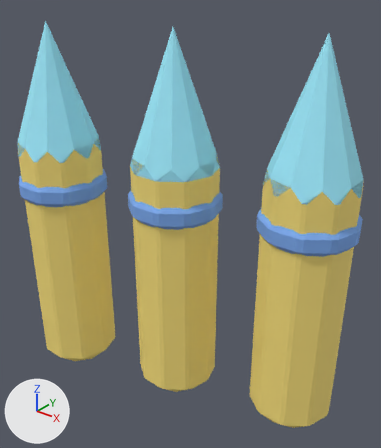
A saved change to the FBX model Assets/Content/Models/AmmoShock.fbx.
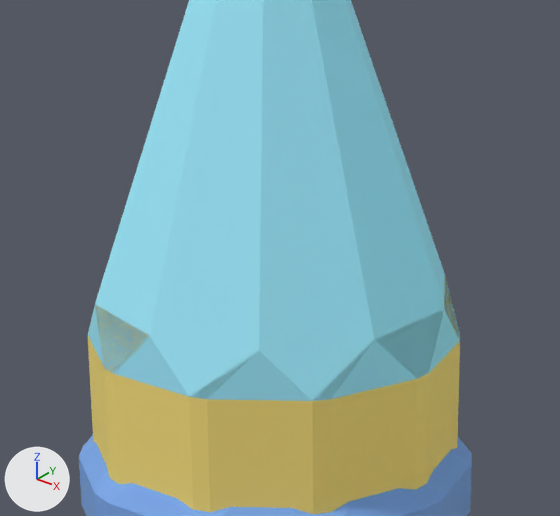
There are two pictures of each version: one whole from a 50 mm lens placed at (0.172, -0.202, 0.235), pointed at (0.006, 0.005, 0.106), one close up on the part from 29% to 64% of the width and 19% to 47% of the height. Every picture has the same lights, and +X, +Y and +Z are marked at lower left. The last two pictures show the newer version. Where no turn or scale is listed for an object, it has been applied to the vertices.

Objects in the first close-up: 'Body'.
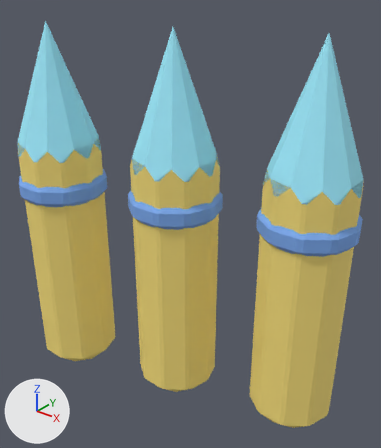
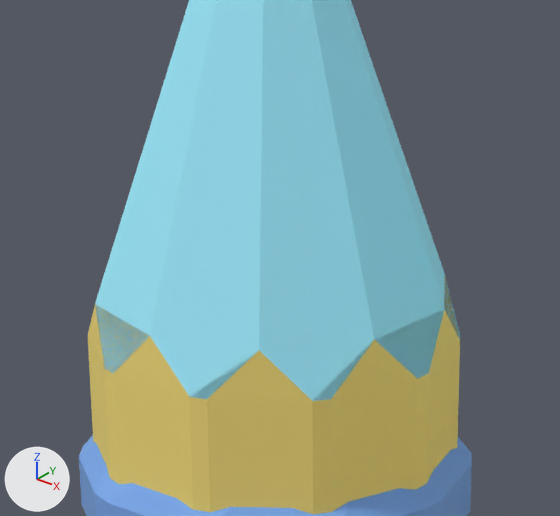
The change in detail:
me_cylinder has 363 vertices, 372 faces and spans x -0.096..0.096, y -0.045..0.045, z 0.0..0.21.
me_cylinder is used by ob_body; location (0.0, 0.0, 0.0).
me_cylinder part 1: 7 of the faces centred in x -0.022..0.022, y -0.023..0.007, z 0.142 switch from mat_shocktip (cyan #a0edff) to mat_gold (yellow #f9e17c).

Changed parts and their boxes (x1, y1, x2, y2) in the close-ups (560 x 516 px):
part 1 of me_cylinder, recoloured (cyan to yellow): (88, 306, 460, 401) in both
